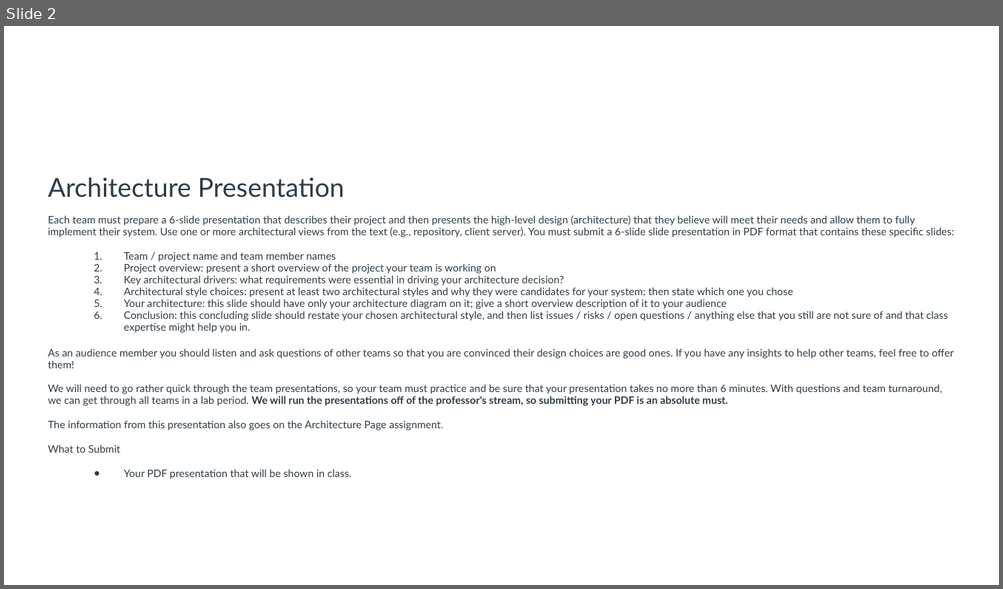
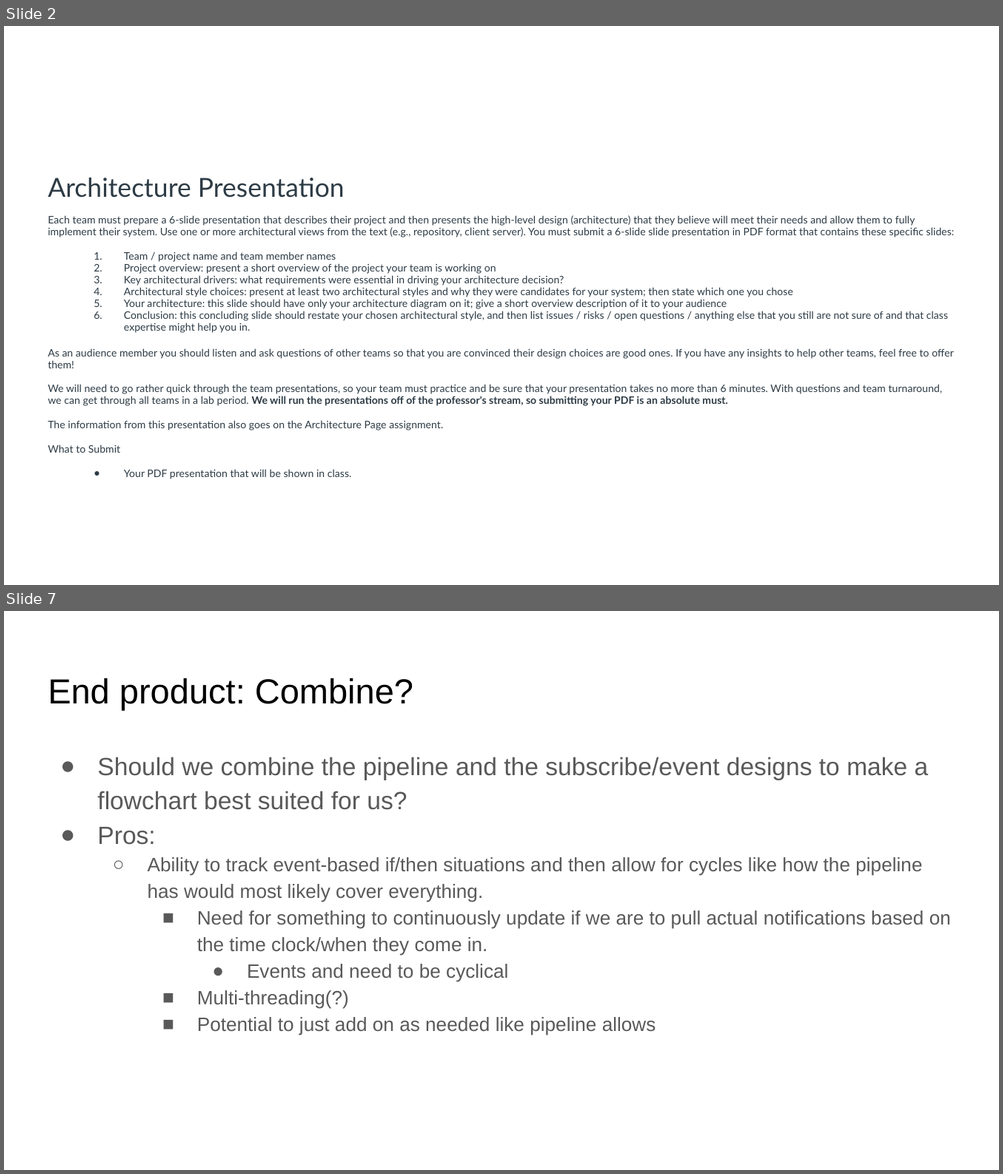
Before and after one commit to N3rdGirl-365/NotificationCentral, a slide deck: Notification Central Arch Pres.pptx. Shown one above the other, each under a label of ours: slide 2 before the commit, slides 2 and 7 after it; the slides between them are not shown. The pictures are 1003x589 and 1003x1174 pixels, drawn with LibreOffice and Linux fonts; fonts in the diff are those of the drawing. Boxes give left, top, right and bottom in pixels: in the first picture for what was removed or moved away, otherwise in the second. Text is boxed around its words. In the diff, an @@ line names an element or a change of style, - is before the commit and + after.

```diff
--- a/Notification Central Arch Pres.pptx
+++ b/Notification Central Arch Pres.pptx
@@ slide 7 added at box(4, 611, 999, 1170), background #FFFFFF @@
@@ title added at box(48, 678, 413, 710), 25.2 pt, text #000000 @@
+End product: Combine?
@@ text added at box(97, 757, 950, 1036), 14 pt, text #595959 @@
+● Should we combine the pipeline and the subscribe/event designs to make a flowchart best suited for us?
+● Pros:
+  ○ Ability to track event-based if/then situations and then allow for cycles like how the pipeline has would most likely cover everything.
+    ■ Need for something to continuously update if we are to pull actual notifications based on the time clock/when they come in.
+      ● Events and need to be cyclical
+    ■ Multi-threading(?)
+    ■ Potential to just add on as needed like pipeline allows
```
Also in this commit, not shown: 2 slides changed, 2 other slides added.
